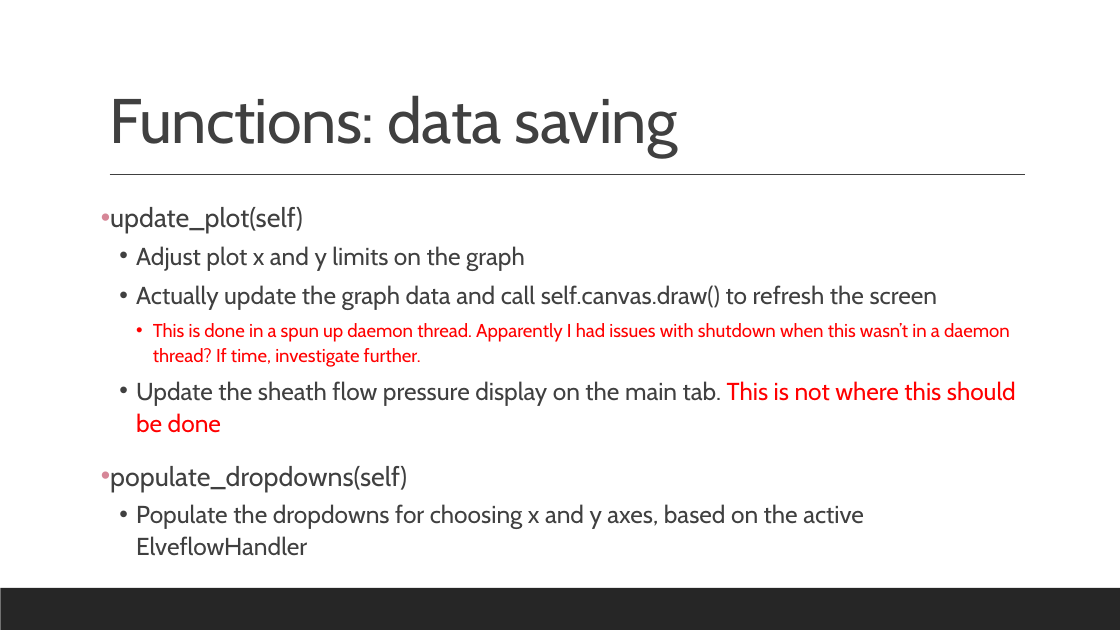
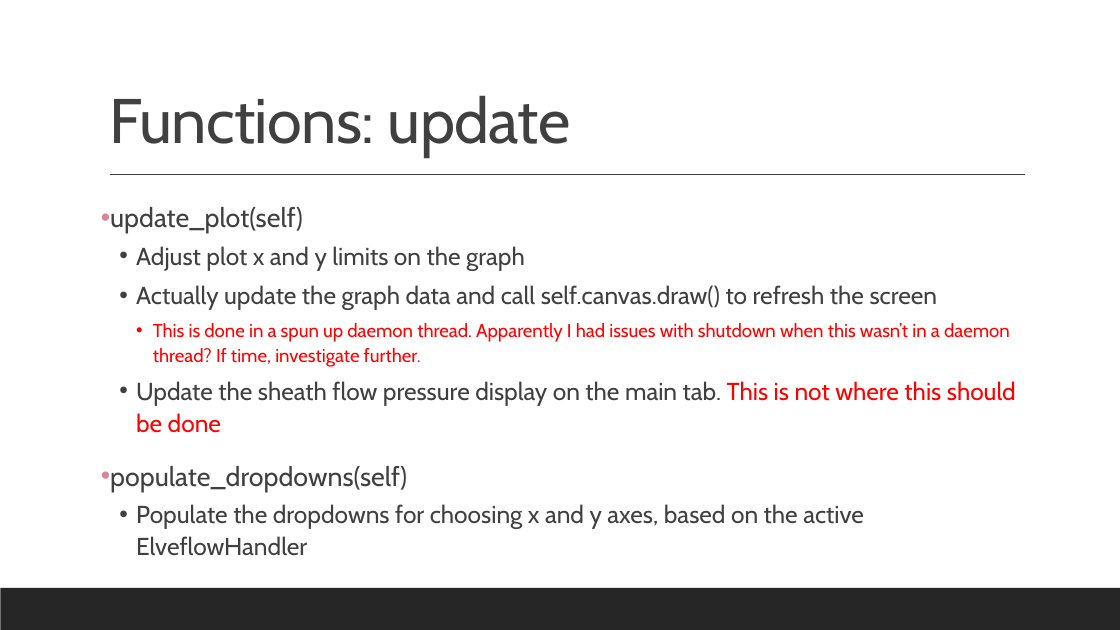
Before and after one commit to mathmauney/SAXSControl, a slide deck: slide 22 of Documentation.pptx (slide 23 before the commit). Drawn at 1120x630 pixels with LibreOffice and Linux fonts; fonts in the diff are those of the drawing. Boxes give left, top, right and bottom in pixels: in the first picture for what was removed or moved away, otherwise in the second. Text is boxed around its words. In the diff, an @@ line names an element or a change of style, - is before the commit and + after.

```diff
--- a/Documentation.pptx
+++ b/Documentation.pptx
@@ title at (109, 95, 571, 157): text changed @@
-Functions: data saving
+Functions: update
```
Also in this commit, not shown: 2 other slides changed, 11 slides added, 1 other file.
